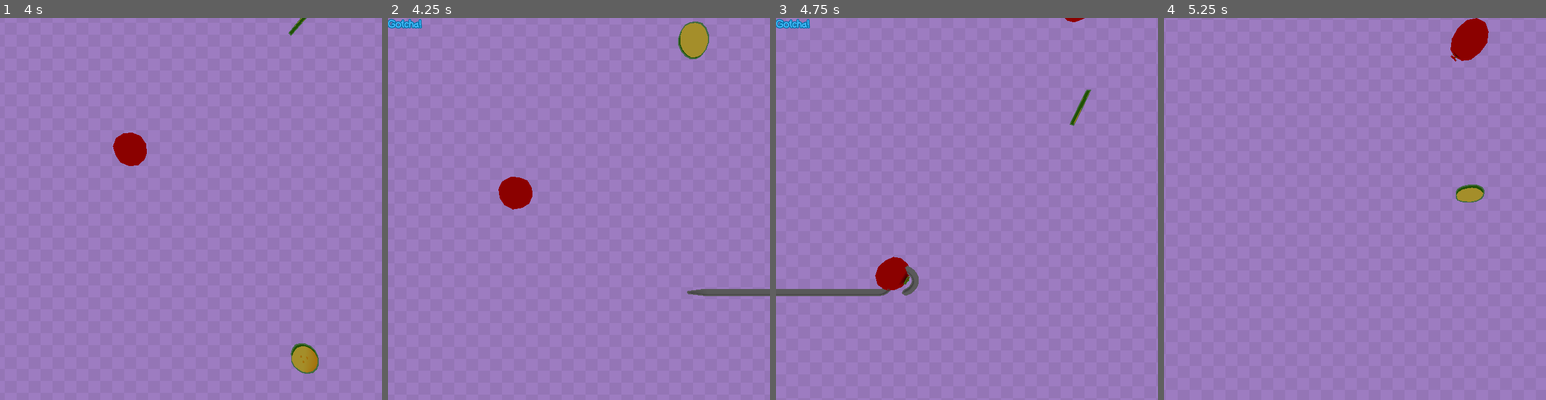
Above: before the commit, frames 1-4 (left to right).
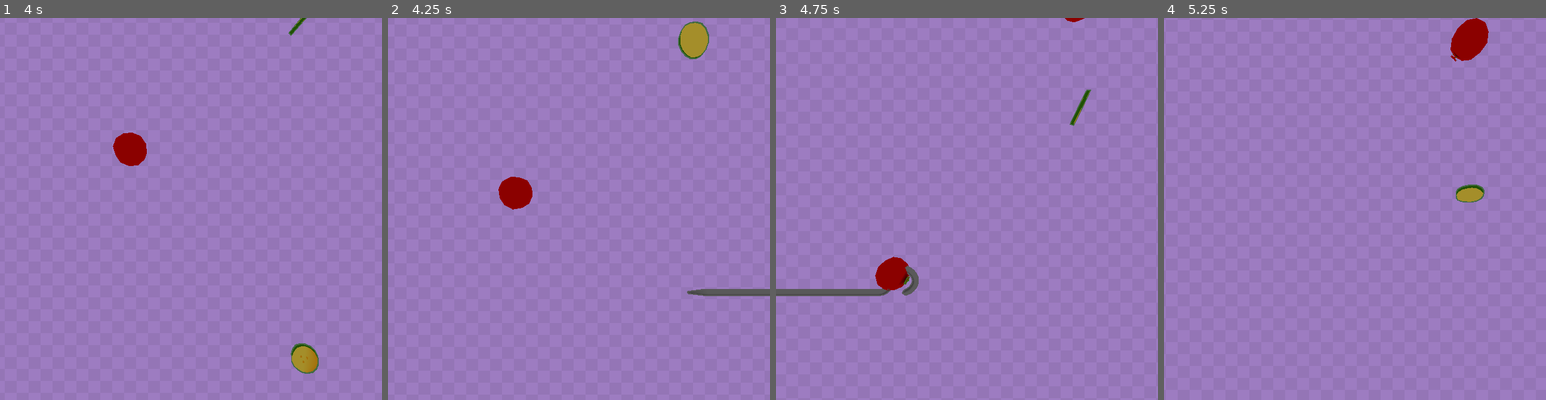
Above: after the commit, the same moments.

Repository: MartinLeGrand/AGES2026GameJam
Game: Godot game, scene res://Project/Maps/ModelScene.tscn
Two runs of this game, one before a commit and one after it. Both use one fixed random seed, a clock stepped at 60 frames per second and the inputs below. This scene is started directly instead of the project's main scene. The engine's default icon, where the game draws it, is replaced by a stand-in: a white triangle on a blue panel in a dark square.
Inputs:
- Up to frame 1 (4 s): tap Enter at 0.5 s; hold Right (ui_right) 0.53-1.28 s; tap Space at 1.25 s; hold Left (ui_left) 1.28-2.03 s; hold Right (ui_right) 2.03-3.53 s; hold Left (ui_left) from 3.53 s (still down)
- Up to frame 2 (4.25 s): keep holding Left (ui_left); tap E (debug) at 4.15 s
- Up to frame 3 (4.75 s): keep holding Left (ui_left)
- Up to frame 4 (5.25 s): keep holding Left (ui_left)

Frame 1 is identical in both runs. In frame 2, 0.2% of the frame differs, in the area x 0-9%, y 0-3%; in frame 3, 0.2%; in frame 4, nothing differs.
Error after the commit: Cannot call method 'add_child' on a null value. (res://Project/Scripts/TextEffects/TextEffectSpawnerScript.gd:15)

Commit message:
updates to text effect

Diff:
--- a/Project/Prefabs/TextEffects/TextEffect.tscn
+++ b/Project/Prefabs/TextEffects/TextEffect.tscn
@@ -2,6 +2,116 @@
 
 [ext_resource type="Script" uid="uid://20jj3r7wksi" path="res://Project/Scripts/TextEffects/TextEffectScript.gd" id="1_ju441"]
 [ext_resource type="FontFile" uid="uid://dpvb2tp2gx5p5" path="res://Project/UI/Fonts/friendlyscribbles.ttf" id="2_imycl"]
+
+[sub_resource type="StyleBoxEmpty" id="StyleBoxEmpty_1cydk"]
+
+[sub_resource type="Animation" id="Animation_ju441"]
+length = 0.001
+tracks/0/type = "value"
+tracks/0/imported = false
+tracks/0/enabled = true
+tracks/0/path = NodePath("Panel/Label:scale")
+tracks/0/interp = 1
+tracks/0/loop_wrap = true
+tracks/0/keys = {
+"times": PackedFloat32Array(0),
+"transitions": PackedFloat32Array(1),
+"update": 0,
+"values": [Vector2(1, 1)]
+}
+tracks/1/type = "value"
+tracks/1/imported = false
+tracks/1/enabled = true
+tracks/1/path = NodePath("Panel/Label:rotation")
+tracks/1/interp = 1
+tracks/1/loop_wrap = true
+tracks/1/keys = {
+"times": PackedFloat32Array(0),
+"transitions": PackedFloat32Array(1),
+"update": 0,
+"values": [0.0]
+}
+tracks/2/type = "value"
+tracks/2/imported = false
+tracks/2/enabled = true
+tracks/2/path = NodePath("Panel/Label:position")
+tracks/2/interp = 1
+tracks/2/loop_wrap = true
+tracks/2/keys = {
+"times": PackedFloat32Array(0),
+"transitions": PackedFloat32Array(1),
+"update": 0,
+"values": [Vector2(0, 0)]
+}
+tracks/3/type = "value"
+tracks/3/imported = false
+tracks/3/enabled = true
+tracks/3/path = NodePath("Panel:modulate")
+tracks/3/interp = 1
+tracks/3/loop_wrap = true
+tracks/3/keys = {
+"times": PackedFloat32Array(0),
+"transitions": PackedFloat32Array(1),
+"update": 0,
+"values": [Color(1, 1, 1, 1)]
+}
+
+[sub_resource type="Animation" id="Animation_imycl"]
+resource_name = "anim_texteffect_default"
+tracks/0/type = "value"
+tracks/0/imported = false
+tracks/0/enabled = true
+tracks/0/path = NodePath("Panel/Label:scale")
+tracks/0/interp = 1
+tracks/0/loop_wrap = true
+tracks/0/keys = {
+"times": PackedFloat32Array(0, 0.2, 1),
+"transitions": PackedFloat32Array(1, 1, 1),
+"update": 0,
+"values": [Vector2(1, 1), Vector2(1.2, 1.2), Vector2(1, 1)]
+}
+tracks/1/type = "value"
+tracks/1/imported = false
+tracks/1/enabled = true
+tracks/1/path = NodePath("Panel/Label:rotation")
+tracks/1/interp = 1
+tracks/1/loop_wrap = true
+tracks/1/keys = {
+"times": PackedFloat32Array(0, 0.2, 1),
+"transitions": PackedFloat32Array(1, 1, 1),
+"update": 0,
+"values": [-0.17453292, 0.0, 0.08726646259971647]
+}
+tracks/2/type = "value"
+tracks/2/imported = false
+tracks/2/enabled = true
+tracks/2/path = NodePath("Panel/Label:position")
+tracks/2/interp = 1
+tracks/2/loop_wrap = true
+tracks/2/keys = {
+"times": PackedFloat32Array(0, 1),
+"transitions": PackedFloat32Array(1, 1),
+"update": 0,
+"values": [Vector2(0, -40), Vector2(21.35, -52)]
+}
+tracks/3/type = "value"
+tracks/3/imported = false
+tracks/3/enabled = true
+tracks/3/path = NodePath("Panel:modulate")
+tracks/3/interp = 1
+tracks/3/loop_wrap = true
+tracks/3/keys = {
+"times": PackedFloat32Array(0, 0.2, 0.5, 1),
+"transitions": PackedFloat32Array(1, 1, 1, 1),
+"update": 0,
+"values": [Color(1, 1, 1, 0), Color(1, 1, 1, 1), Color(1, 1, 1, 1), Color(1, 1, 1, 0)]
+}
+
+[sub_resource type="AnimationLibrary" id="AnimationLibrary_lesla"]
+_data = {
+&"RESET": SubResource("Animation_ju441"),
+&"anim_texteffect_default": SubResource("Animation_imycl")
+}
 
 [node name="TextEffect" type="Control" unique_id=539782631]
 layout_mode = 3
@@ -9,10 +119,19 @@
 script = ExtResource("1_ju441")
 metadata/_custom_type_script = "uid://20jj3r7wksi"
 
-[node name="Label" type="Label" parent="." unique_id=79652143]
+[node name="Panel" type="Panel" parent="." unique_id=673913689]
+modulate = Color(1, 1, 1, 0)
 layout_mode = 0
 offset_right = 40.0
-offset_bottom = 23.0
+offset_bottom = 40.0
+theme_override_styles/panel = SubResource("StyleBoxEmpty_1cydk")
+
+[node name="Label" type="Label" parent="Panel" unique_id=79652143]
+layout_mode = 0
+offset_top = -40.0
+offset_right = 40.0
+offset_bottom = -17.0
+rotation = -0.17453292
 theme_override_colors/font_color = Color(1, 0.8666667, 0, 1)
 theme_override_colors/font_outline_color = Color(1, 0.62352943, 0, 1)
 theme_override_constants/outline_size = 4
@@ -24,4 +143,8 @@
 [node name="Timer" type="Timer" parent="." unique_id=945059002]
 autostart = true
 
+[node name="AnimationPlayer" type="AnimationPlayer" parent="." unique_id=1433269528]
+reset_on_save = false
+libraries/ = SubResource("AnimationLibrary_lesla")
+
 [connection signal="timeout" from="Timer" to="." method="_on_timer_timeout"]
--- a/Project/Prefabs/TextEffects/Variants/TextEffect_Gotcha.tscn
+++ b/Project/Prefabs/TextEffects/Variants/TextEffect_Gotcha.tscn
@@ -4,7 +4,8 @@
 
 [node name="TextEffect" unique_id=2137470932 instance=ExtResource("1_5db3a")]
 
-[node name="Label" parent="." index="0" unique_id=79652143]
+[node name="Label" parent="Panel" parent_id_path=PackedInt32Array(673913689) index="0" unique_id=79652143]
+offset_right = 56.0
 theme_override_colors/font_color = Color(0.2795378, 0.7499368, 1, 1)
 theme_override_colors/font_outline_color = Color(0, 0.44549382, 0.6595698, 1)
 theme_override_constants/outline_size = 6
--- a/Project/Prefabs/text_effect_spawner.tscn
+++ b/Project/Prefabs/text_effect_spawner.tscn
@@ -2,5 +2,5 @@
 
 [ext_resource type="Script" uid="uid://d8ujyhbg6cec" path="res://Project/Scripts/TextEffects/TextEffectSpawnerScript.gd" id="1_ghrqp"]
 
-[node name="TextEffectSpawner" type="Node2D" unique_id=453065139]
+[node name="TextEffectSpawner" type="Node3D" unique_id=902985388]
 script = ExtResource("1_ghrqp")
--- a/Project/Scripts/TextEffects/TextEffectScript.gd
+++ b/Project/Scripts/TextEffects/TextEffectScript.gd
@@ -1,5 +1,11 @@
 class_name TextEffect
 extends Control
+@export var animation : String = "anim_texteffect_default"
+var animator : AnimationPlayer
+
+func _ready() -> void:
+	animator = $AnimationPlayer
+	animator.play(animation)
 
 func _on_timer_timeout() -> void:
 	$".".queue_free()
--- a/Project/Scripts/TextEffects/TextEffectSpawnerScript.gd
+++ b/Project/Scripts/TextEffects/TextEffectSpawnerScript.gd
@@ -1,6 +1,15 @@
-extends Node2D
+extends Node3D
+var camera :Camera3D
+@export var canvasLayer : CanvasLayer
+
+func _ready() -> void:
+	camera = get_viewport().get_camera_3d()
+
 
 func spawnTextEffect(effect: PackedScene):
 	var new_effect := effect.instantiate() as TextEffect
+	if (new_effect == null):
+		print_debug("Tried spawning a text effect that is not a text effect")
+	new_effect.position = camera.unproject_position(global_transform.origin)
 
-	add_child(new_effect)
+	canvasLayer.add_child(new_effect)
--- a/Project/Scripts/text_test.gd
+++ b/Project/Scripts/text_test.gd
@@ -1,6 +1,6 @@
 extends Node3D
 
-@export var text_effect_spawner: Node2D
+@export var text_effect_spawner: Node3D
 const TEXT_EFFECT_GOTCHA = preload("uid://p50p7vavkpoj")
 
 func _process(delta: float) -> void:
